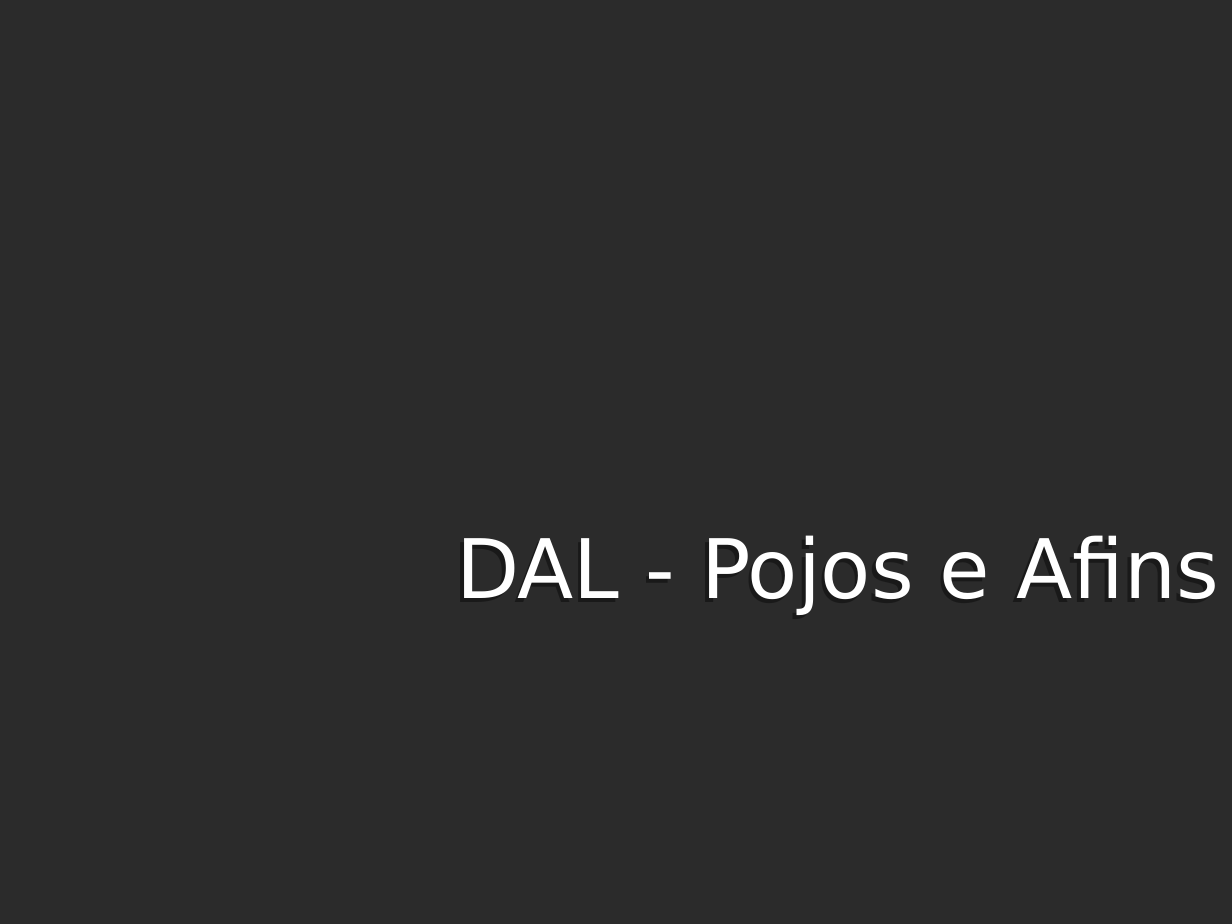
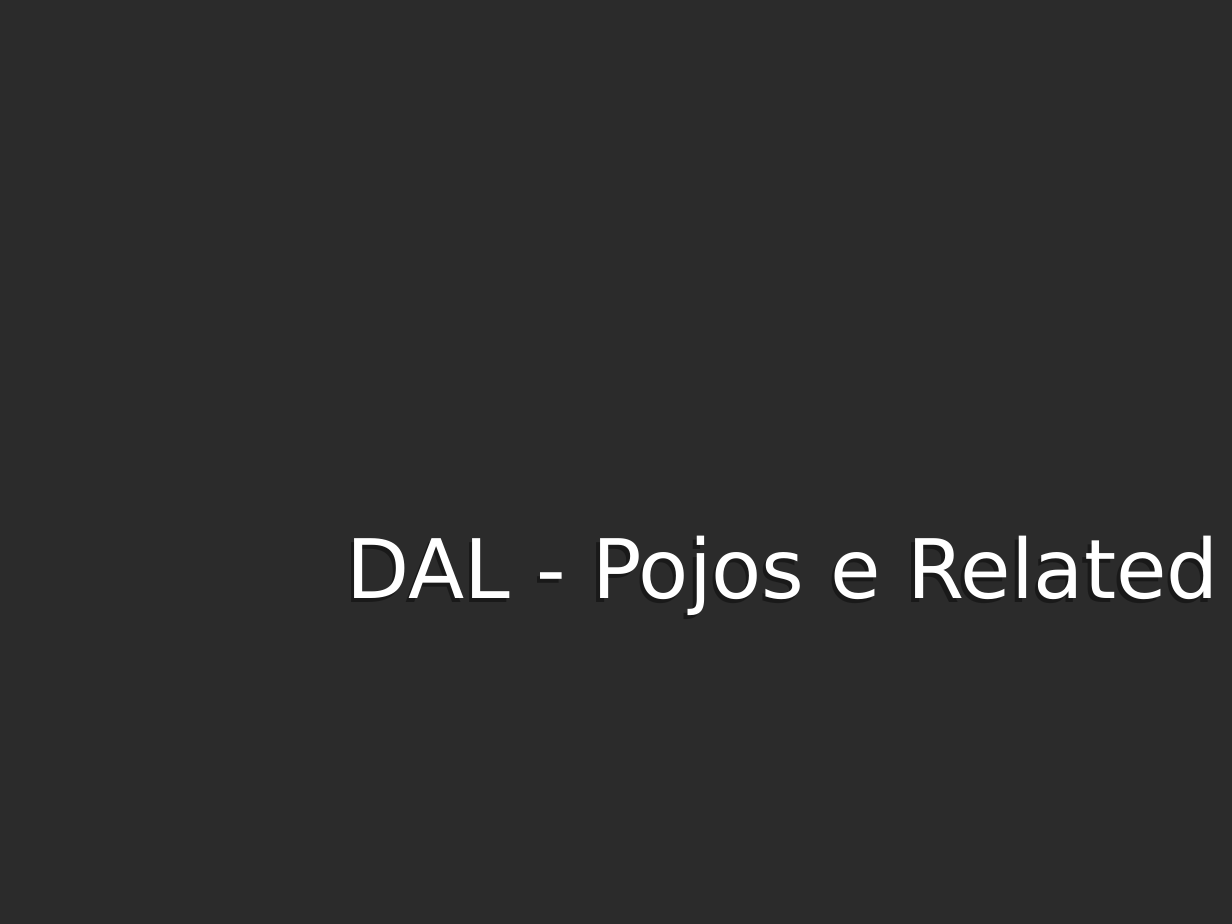
Before and after one commit to ezequias/Esri, a slide deck: slide 5 of ClassGeneratorSDE/Docs/OpenSpaceClassGenerator.ppt. Drawn at 1232x924 pixels with LibreOffice and Linux fonts; fonts in the diff are those of the drawing; background and template pictures are left out; a plain dark background stands for a picture behind light text. Boxes give left, top, right and bottom in pixels: in the first picture for what was removed or moved away, otherwise in the second. Text is boxed around its words. In the diff, an @@ line names an element or a change of style, - is before the commit and + after.

```diff
--- a/ClassGeneratorSDE/Docs/OpenSpaceClassGenerator.ppt
+++ b/ClassGeneratorSDE/Docs/OpenSpaceClassGenerator.ppt
@@ text at [347,535,1219,615]: text changed @@
-DAL - Pojos e Afins
+DAL - Pojos e Related
```
Also in this commit, not shown: 3 other slides changed, 7 slides added, 7 slides removed.
